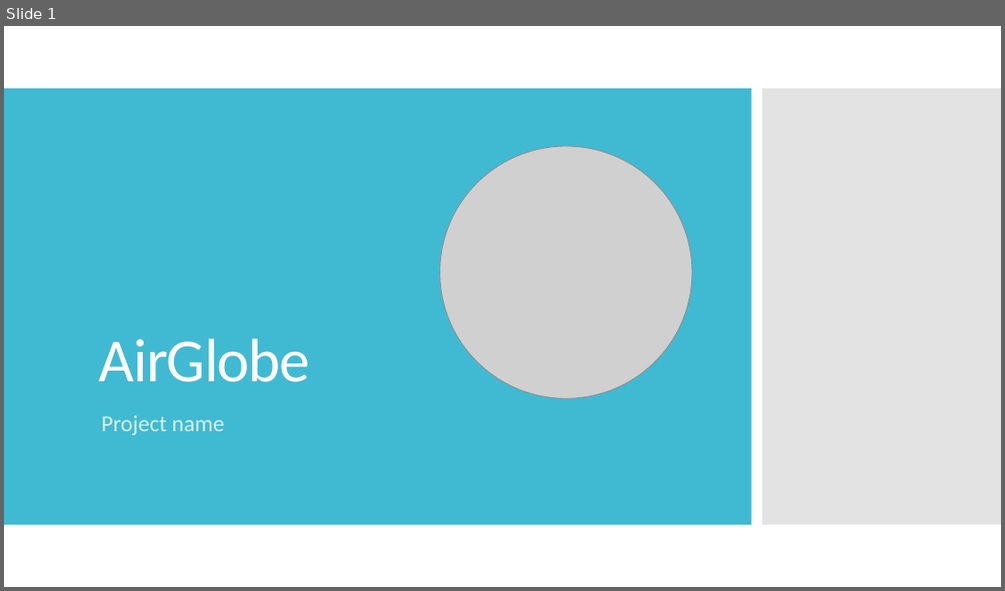
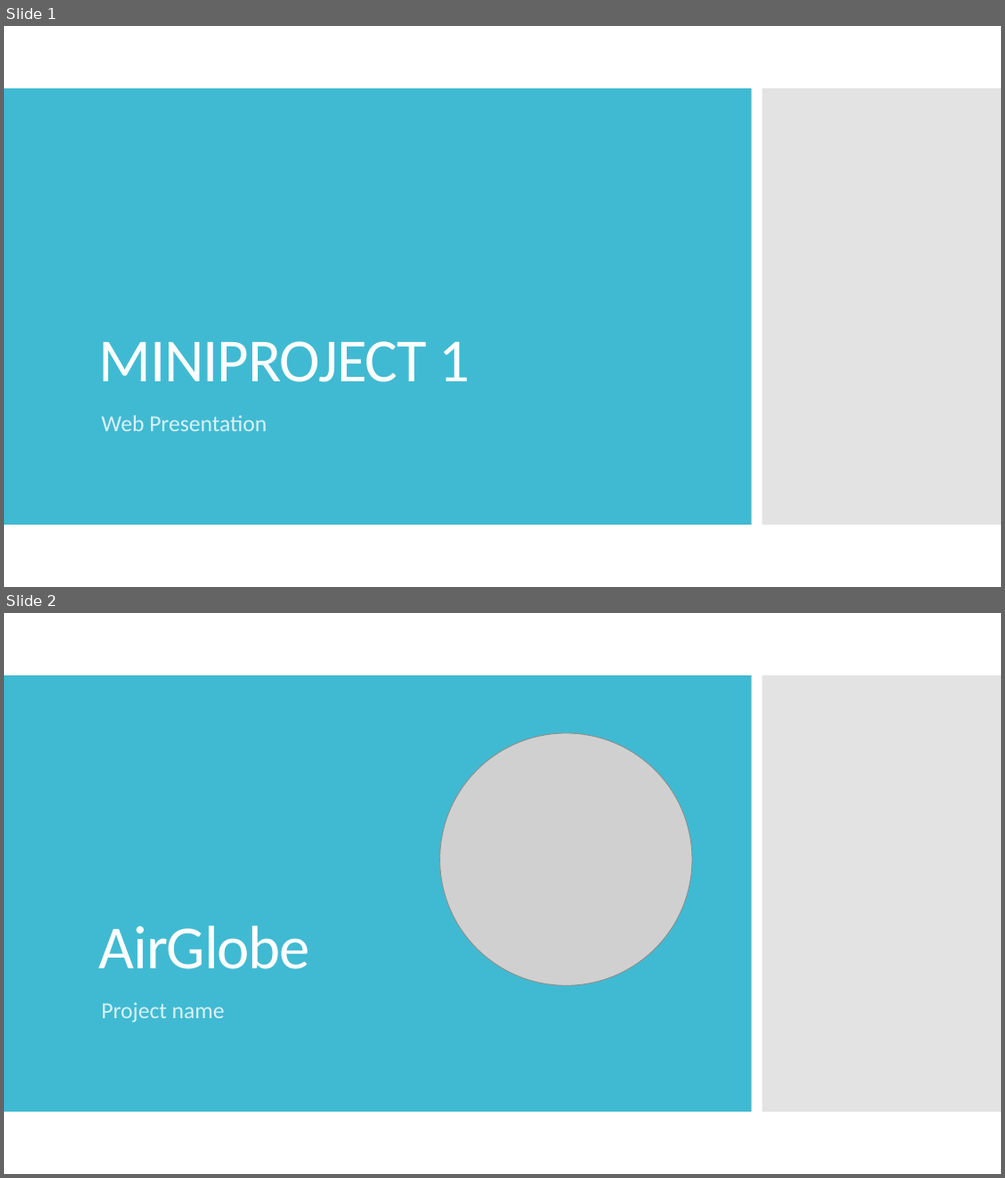
Before and after one commit to archiesevillano/MiniProject1, a slide deck: assets/documentation/AirGlobe Presentation.pptx. Shown one above the other, each under a label of ours: slide 1 before the commit, slides 1 and 2 after it. The pictures are 1005x591 and 1005x1178 pixels, drawn with LibreOffice and Linux fonts; fonts in the diff are those of the drawing; grey boxes stand for pictures. Boxes give left, top, right and bottom in pixels: in the first picture for what was removed or moved away, otherwise in the second. Text is boxed around its words. In the diff, an @@ line names an element or a change of style, - is before the commit and + after.

```diff
--- a/assets/documentation/AirGlobe Presentation.pptx
+++ b/assets/documentation/AirGlobe Presentation.pptx
@@ slide 1 added at box(4, 26, 1001, 587), background #FFFFFF; not listed: 2 template elements that a slide beside it also shows @@
@@ title added at box(99, 341, 470, 382), 59 pt, text #FFFFFF @@
+MINIPROJECT 1
@@ subtitle added at box(101, 415, 267, 431), 22 pt, text #D9F1F6 @@
+Web Presentation
@@ what was slide 1 is now slide 2 @@
```
Also in this commit, not shown: 5 other files.
